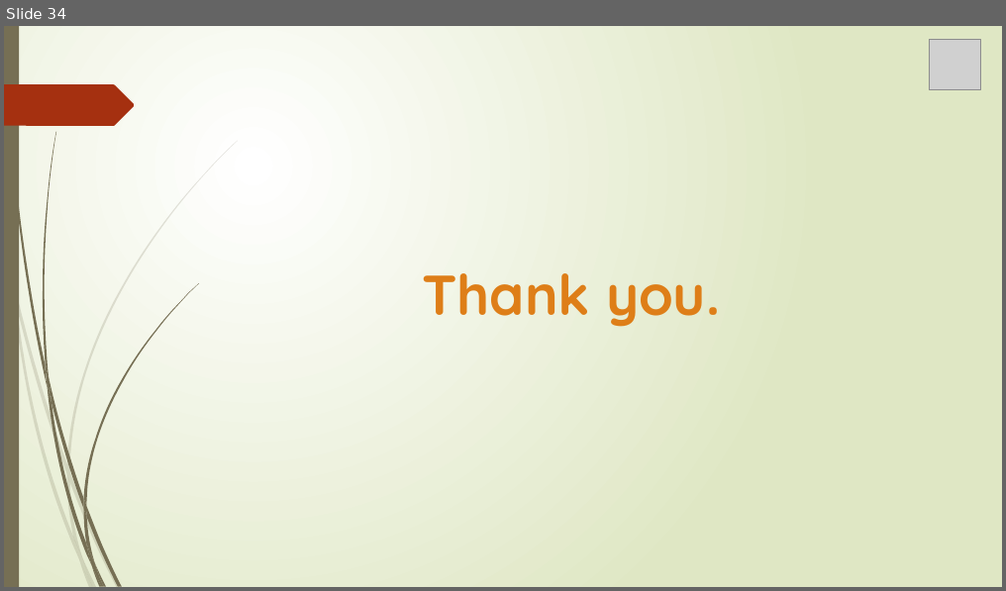
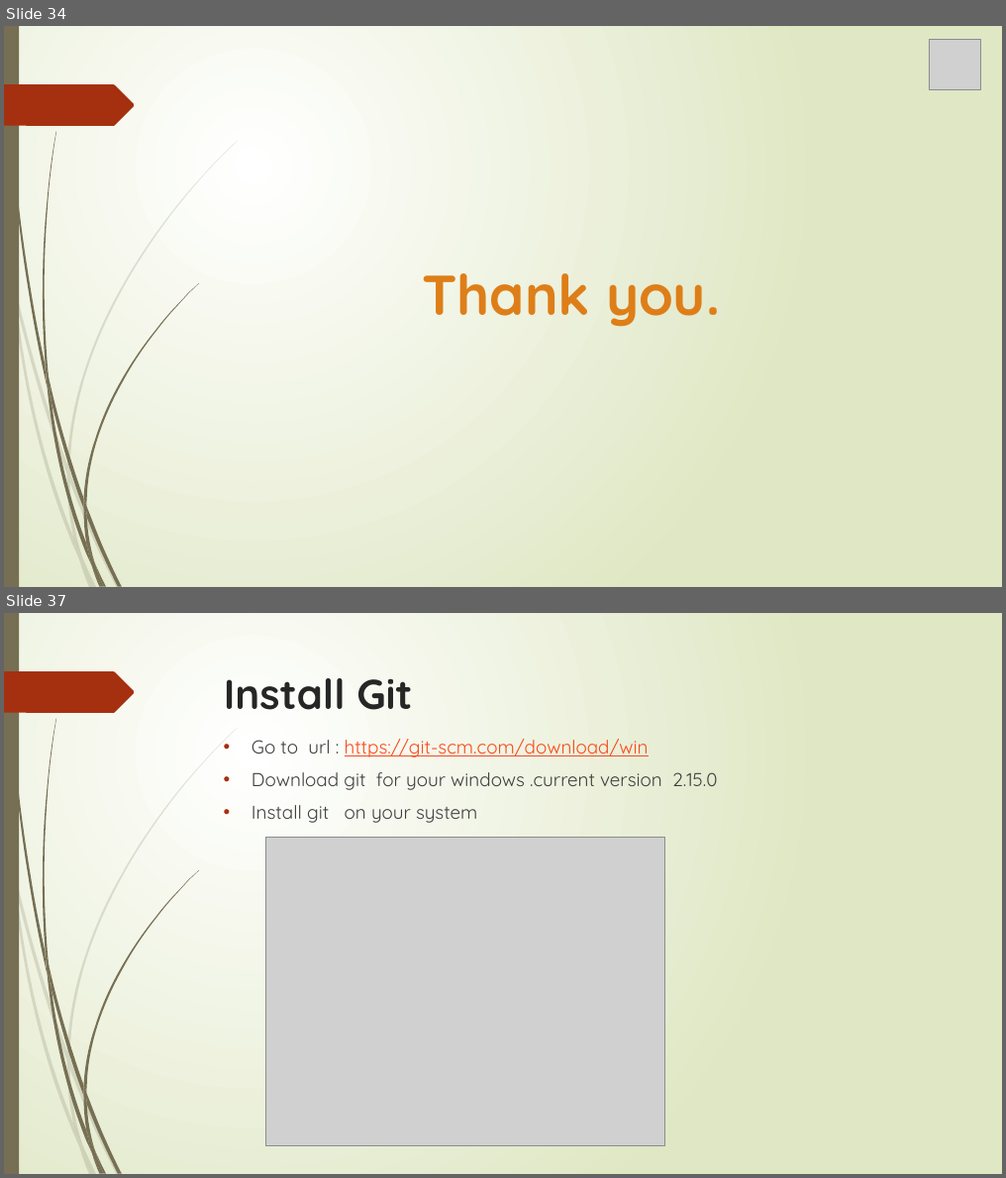
Before and after one commit to MaryGreeshma/testrepo, a slide deck: Git.pptx. Shown one above the other, each under a label of ours: slide 34 before the commit, slides 34 and 37 after it; the slides between them are not shown. The pictures are 1006x591 and 1006x1178 pixels, drawn with LibreOffice and Linux fonts; fonts in the diff are those of the drawing; grey boxes stand for pictures. Boxes give left, top, right and bottom in pixels: in the first picture for what was removed or moved away, otherwise in the second. Text is boxed around its words. In the diff, an @@ line names an element or a change of style, - is before the commit and + after.

```diff
--- a/Git.pptx
+++ b/Git.pptx
@@ slide 37 added at (4, 613, 1002, 1174), background gradient #FFFFFF to #DFE8C4; not listed: 24 template elements that a slide beside it also shows @@
@@ title added at (224, 678, 412, 710), 40 pt, text #262626, bold @@
+Install Git
@@ text added at (252, 739, 717, 823), 18 pt, text #404040 @@
+• Go to url : https://git-scm.com/download/win
+• Download git for your windows .current version 2.15.0
+• Install git on your system
@@ picture added at (266, 838, 664, 1146) @@
```
Also in this commit, not shown: 1 slide changed, 15 other slides added.
